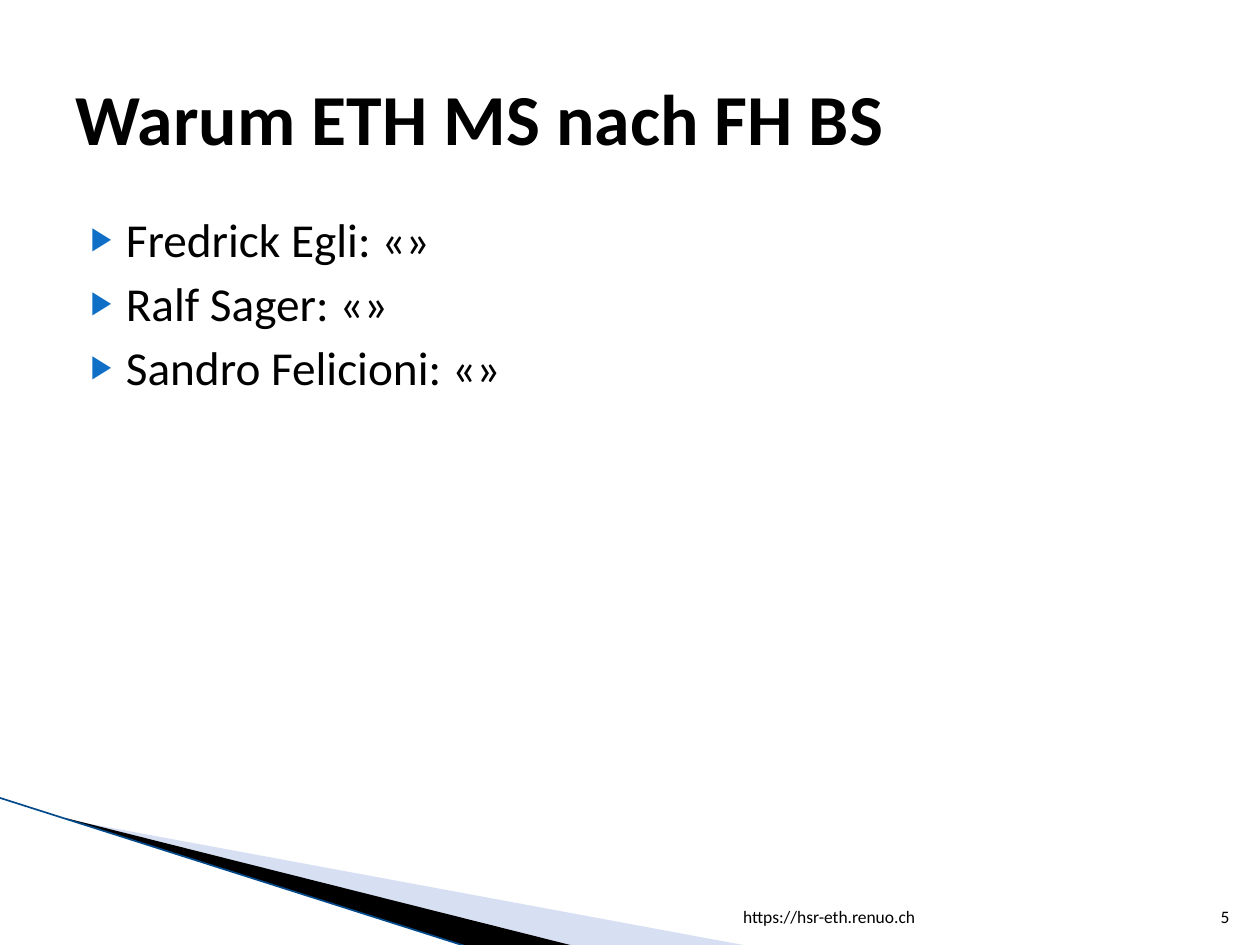
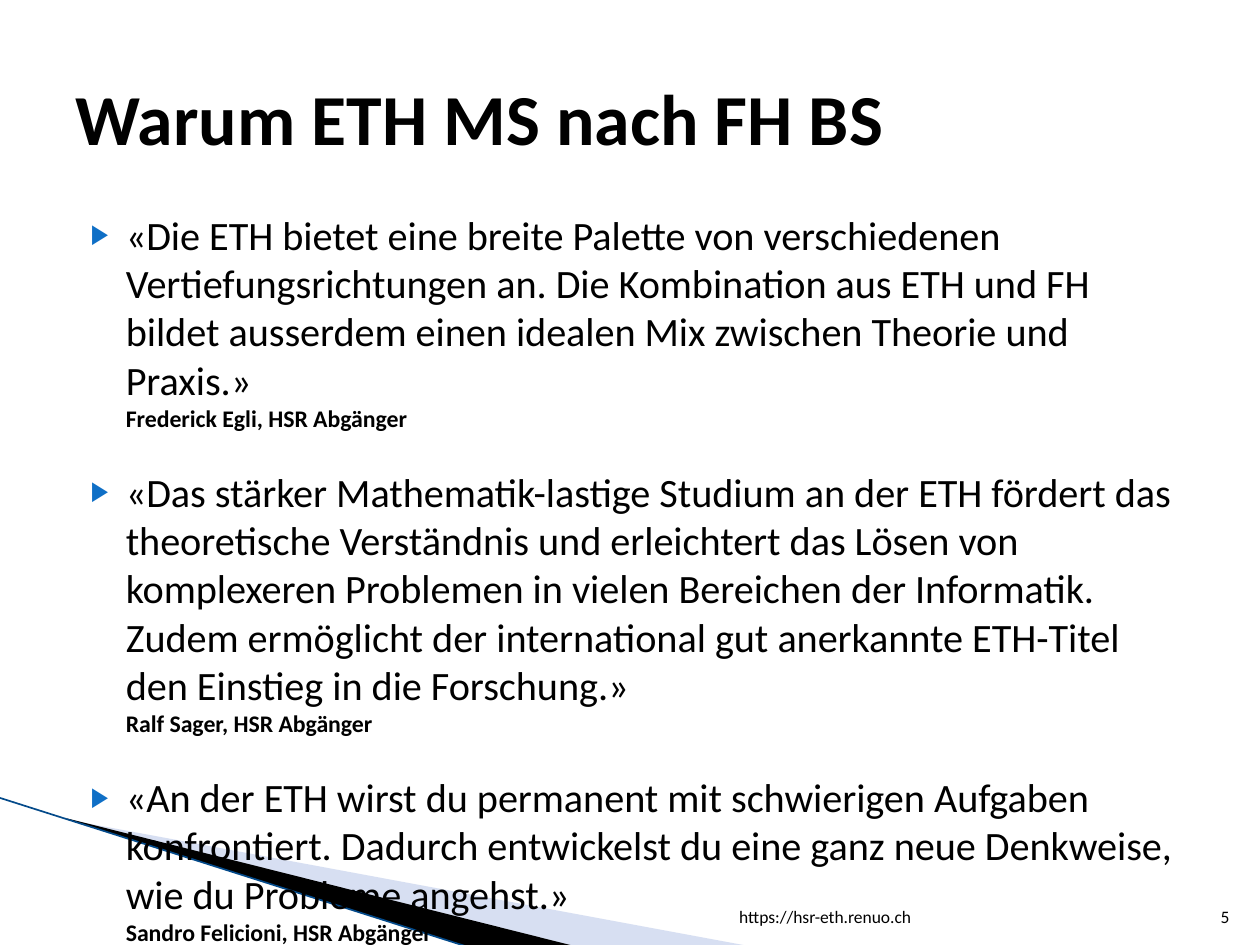
Before and after one commit to lukaselmer/hsr-eth.renuo.ch, a slide deck: slide 5 of vortrag.pptx. Drawn at 1260x945 pixels with LibreOffice and Linux fonts; fonts in the diff are those of the drawing; background and template pictures are left out. Boxes give left, top, right and bottom in pixels: in the first picture for what was removed or moved away, otherwise in the second. Text is boxed around its words. In the diff, an @@ line names an element or a change of style, - is before the commit and + after.

```diff
--- a/vortrag.pptx
+++ b/vortrag.pptx
@@ text at bbox=[126, 222, 1172, 945]: text changed; size 27 to 22.9 pt @@
-▶ Fredrick Egli: «»
-▶ Ralf Sager: «»
-▶ Sandro Felicioni: «»
+▶ «Die ETH bietet eine breite Palette von verschiedenen Vertiefungsrichtungen an. Die Kombination aus ETH und FH bildet ausserdem einen idealen Mix zwischen Theorie und Praxis.»
+  Frederick Egli, HSR Abgänger
+▶ «Das stärker Mathematik-lastige Studium an der ETH fördert das theoretische Verständnis und erleichtert das Lösen von komplexeren Problemen in vielen Bereichen der Informatik. Zudem ermöglicht der international gut anerkannte ETH-Titel den Einstieg in die Forschung.»
+  Ralf Sager, HSR Abgänger
+▶ «An der ETH wirst du permanent mit schwierigen Aufgaben konfrontiert. Dadurch entwickelst du eine ganz neue Denkweise, wie du Probleme angehst.»
+  Sandro Felicioni, HSR Abgänger
@@ text "https://hsr-eth.renuo.ch": place and size @@
-text "https://hsr-eth.renuo.ch" at bbox=[743, 911, 915, 926]
+text "https://hsr-eth.renuo.ch" at bbox=[739, 911, 911, 926]
```
Also in this commit, not shown: 7 other slides changed, 1 other file.
